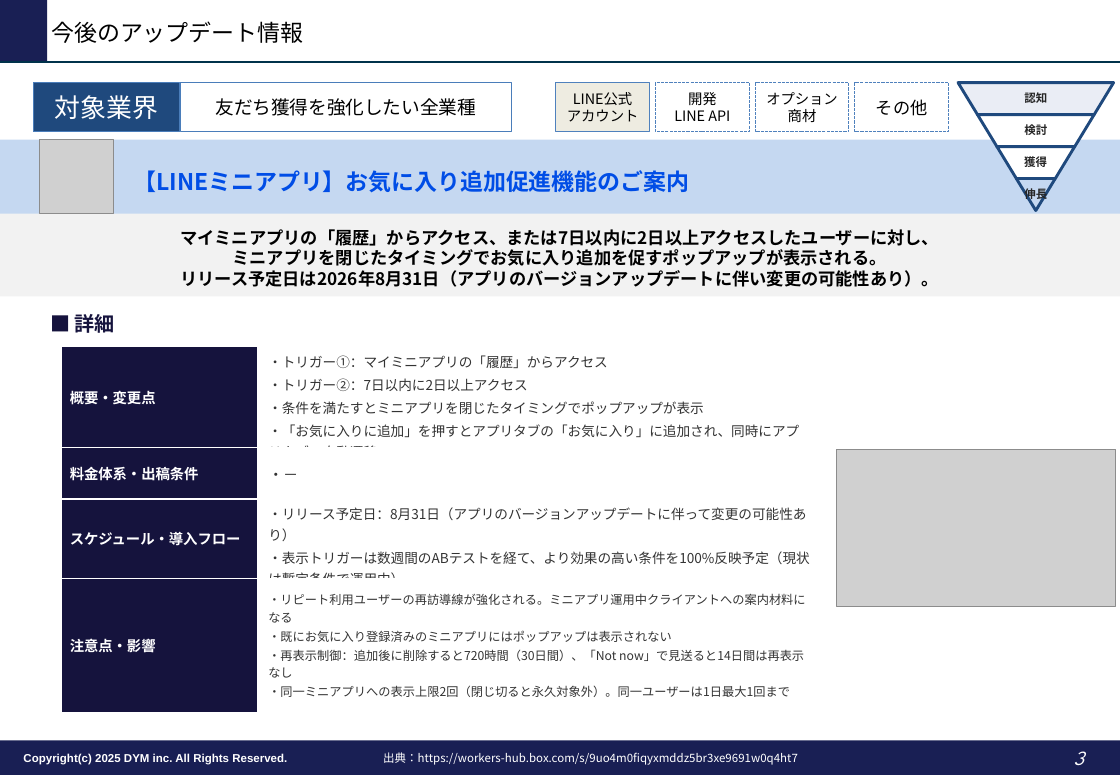
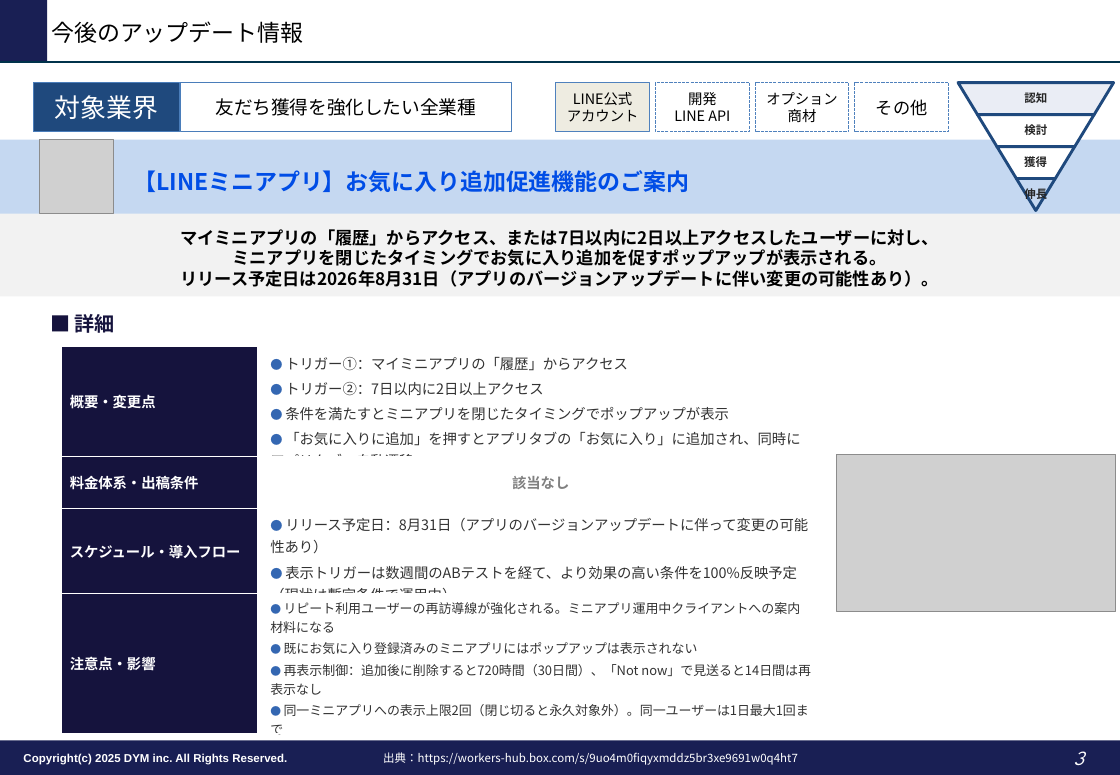
Before and after one commit to tonomura-r-dev/folder, a slide deck: slide 3 of LINEOA媒体最新情報_2026年9月トレンドレポート.pptx. Drawn at 1120x775 pixels with LibreOffice and Linux fonts; fonts in the diff are those of the drawing; grey boxes stand for pictures; background and template pictures are left out. Boxes give left, top, right and bottom in pixels: in the first picture for what was removed or moved away, otherwise in the second. Text is boxed around its words. In the diff, an @@ line names an element or a change of style, - is before the commit and + after.

```diff
--- a/LINEOA媒体最新情報_2026年9月トレンドレポート.pptx
+++ b/LINEOA媒体最新情報_2026年9月トレンドレポート.pptx
@@ table at bbox=[62, 347, 822, 720] @@
-row 1, column 2: ・トリガー①：マイミニアプリの「履歴」からアクセス / ・トリガー②：7日以内に2日以上アクセス / ・条件を満たすとミニアプリを閉じたタイミングでポップアップが表示 / ・「お気に入りに追加」を押すとアプリタブの「お気に入り」に追加され、同時にアプリタブへ自動遷移
+row 1, column 2: ● トリガー①：マイミニアプリの「履歴」からアクセス / ● トリガー②：7日以内に2日以上アクセス / ● 条件を満たすとミニアプリを閉じたタイミングでポップアップが表示 / ● 「お気に入りに追加」を押すとアプリタブの「お気に入り」に追加され、同時にアプリタブへ自動遷移
-row 2, column 2: ・－
+row 2, column 2: 該当なし
-row 3, column 2: ・リリース予定日：8月31日（アプリのバージョンアップデートに伴って変更の可能性あり） / ・表示トリガーは数週間のABテストを経て、より効果の高い条件を100%反映予定（現状は暫定条件で運用中）
+row 3, column 2: ● リリース予定日：8月31日（アプリのバージョンアップデートに伴って変更の可能性あり） / ● 表示トリガーは数週間のABテストを経て、より効果の高い条件を100%反映予定（現状は暫定条件で運用中）
-row 4, column 2: ・リピート利用ユーザーの再訪導線が強化される。ミニアプリ運用中クライアントへの案内材料になる / ・既にお気に入り登録済みのミニアプリにはポップアップは表示されない / ・再表示制御：追加後に削除すると720時間（30日間）、「Not now」で見送ると14日間は再表示なし / ・同一ミニアプリへの表示上限2回（閉じ切ると永久対象外）。同一ユーザーは1日最大1回まで
+row 4, column 2: ● リピート利用ユーザーの再訪導線が強化される。ミニアプリ運用中クライアントへの案内材料になる / ● 既にお気に入り登録済みのミニアプリにはポップアップは表示されない / ● 再表示制御：追加後に削除すると720時間（30日間）、「Not now」で見送ると14日間は再表示なし / ● 同一ミニアプリへの表示上限2回（閉じ切ると永久対象外）。同一ユーザーは1日最大1回まで
@@ picture: place and size @@
-picture at bbox=[838, 450, 1117, 607]
+picture at bbox=[838, 455, 1117, 612]
```
Also in this commit, not shown: 5 other slides changed, 2 other files.
